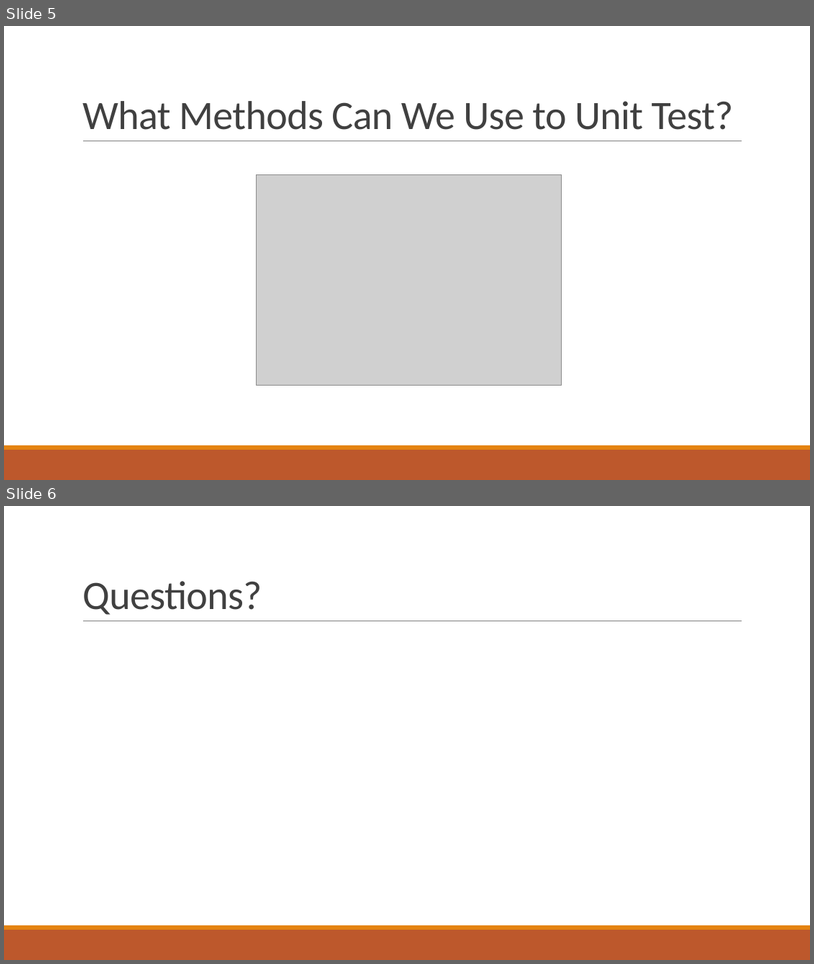
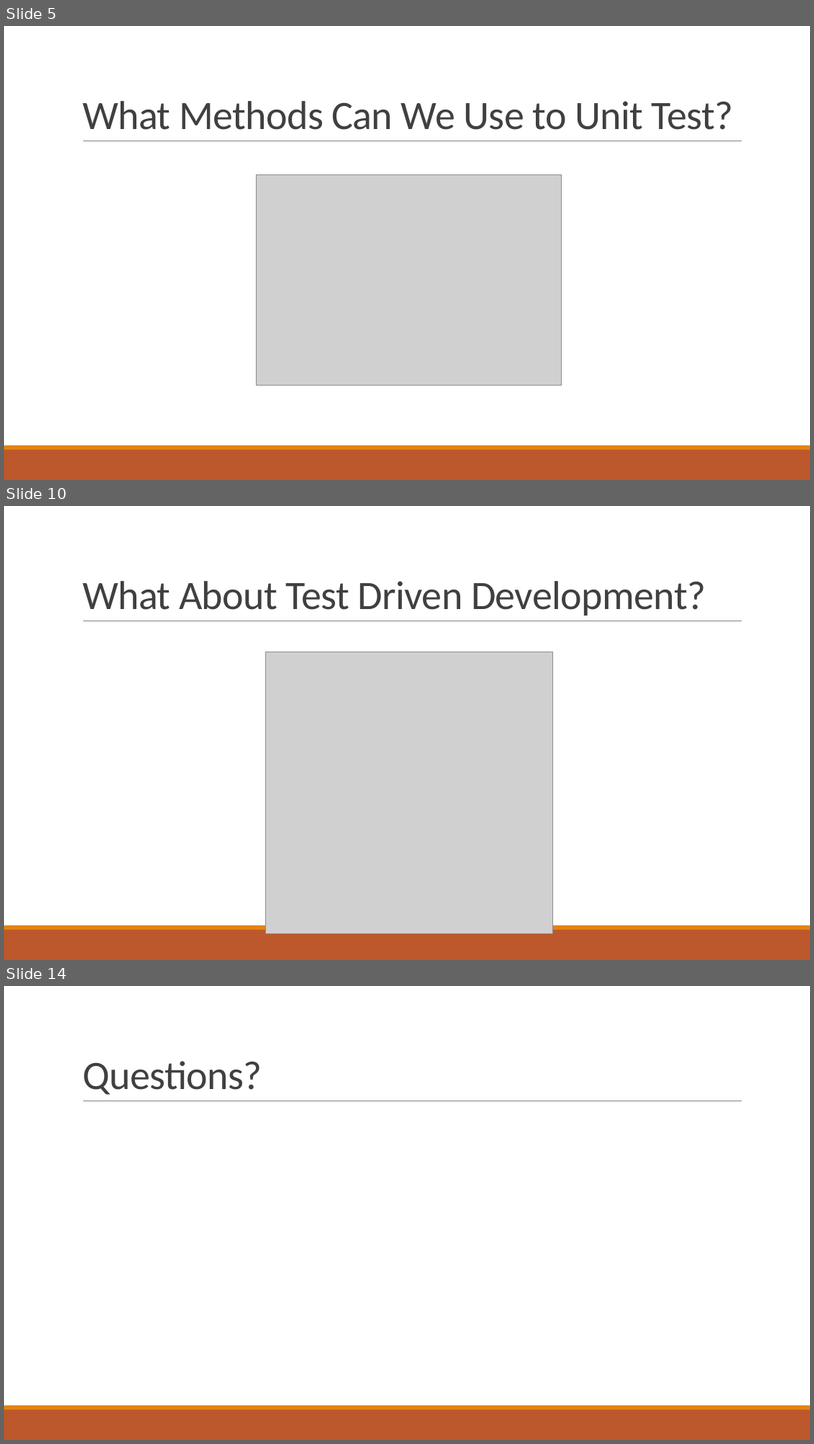
Before and after one commit to qccoders/presentations, a slide deck: QC Coders - All About Unit Testing.pptx. Shown one above the other, each under a label of ours: slides 5 and 6 before the commit, slides 5, 10 and 14 after it; the slides between them are not shown. The pictures are 814x964 and 814x1444 pixels, drawn with LibreOffice and Linux fonts; fonts in the diff are those of the drawing; grey boxes stand for pictures. Boxes give left, top, right and bottom in pixels: in the first picture for what was removed or moved away, otherwise in the second. Text is boxed around its words. In the diff, an @@ line names an element or a change of style, - is before the commit and + after.

Commit message:
mostly finish unit test deck

```diff
--- a/QC Coders - All About Unit Testing.pptx
+++ b/QC Coders - All About Unit Testing.pptx
@@ slide 10 added at (4,506,810,960), background #FFFFFF; not listed: 3 template elements that a slide beside it also shows @@
@@ title added at (82,581,706,615), 48 pt, text #404040 @@
+What About Test Driven Development?
@@ picture added at (265,651,553,934) @@
@@ what was slide 6 is now slide 14 @@
```
Also in this commit, not shown: 7 other slides added.
